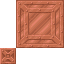
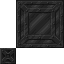
Layer changes from the first 64x64 image to the second:
painted on "black" (2nd of 2, in "Colored") over <box>0,0,64,64</box>
painted on "blue" (2nd of 2, in "Colored") over <box>0,0,64,64</box>
painted on "brown" (2nd of 2, in "Colored") over <box>0,0,64,64</box>
painted on "cyan" (2nd of 2, in "Colored") over <box>0,0,64,64</box>
painted on "gray" (2nd of 2, in "Colored") over <box>0,0,64,64</box>
painted on "green" (2nd of 2, in "Colored") over <box>0,0,64,64</box>
painted on "light_blue" (2nd of 2, in "Colored") over <box>0,0,64,64</box>
painted on "light_gray" (2nd of 2, in "Colored") over <box>0,0,64,64</box>
painted on "lime" (2nd of 2, in "Colored") over <box>0,0,64,64</box>
painted on "magenta" (2nd of 2, in "Colored") over <box>0,0,64,64</box>
painted on "orange" (2nd of 2, in "Colored") over <box>0,0,64,64</box>
painted on "pink" (2nd of 2, in "Colored") over <box>0,0,64,64</box>
painted on "purple" (2nd of 2, in "Colored") over <box>0,0,64,64</box>
painted on "red" (2nd of 2, in "Colored") over <box>0,0,64,64</box>
painted on "white" (2nd of 2, in "Colored") over <box>0,0,64,64</box>
painted on "yellow" (2nd of 2, in "Colored") over <box>0,0,64,64</box>
hid "Layer 1" over <box>0,0,64,64</box>
